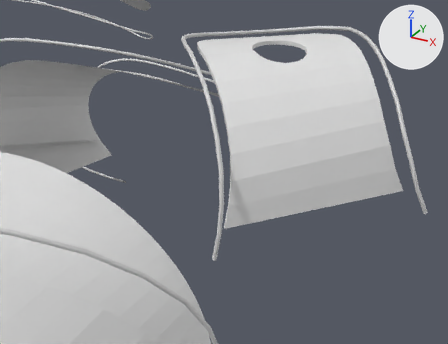
The FBX model Assets/VirtualWearable/Models/VirtualWearableIe.fbx, before and after one commit.
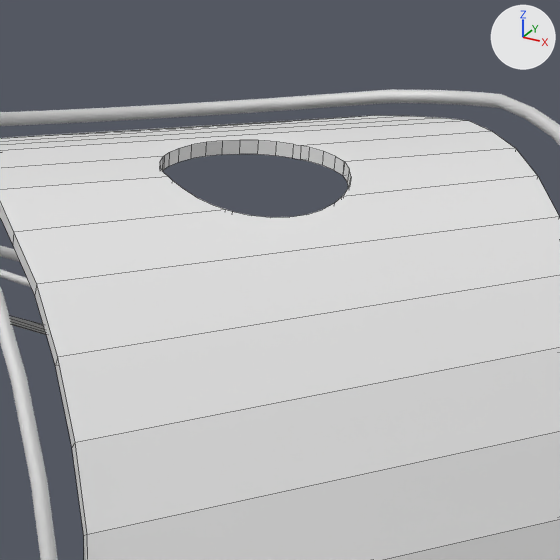
There are two pictures of each version: one from a 50 mm camera at (0.0565, -0.0515, 0.0475) aimed at (0.0242, 0.0072, 0.0182), one close up on the part from 46% to 82% of the width and 0% to 47% of the height. The axes (+X, +Y, +Z) are drawn at upper right. The lights are the same throughout. The close-ups show mesh edges as thin lines. Where no turn or scale is listed for an object, it has been applied to the vertices.

In view in the first close-up: 'ThumbRingUI', 'ThumbUI'.
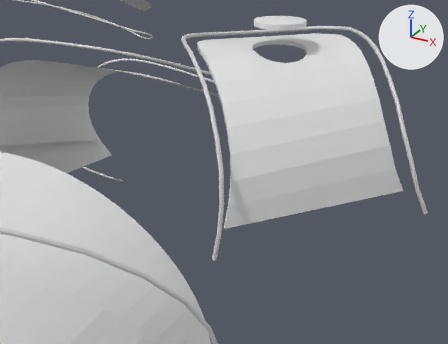
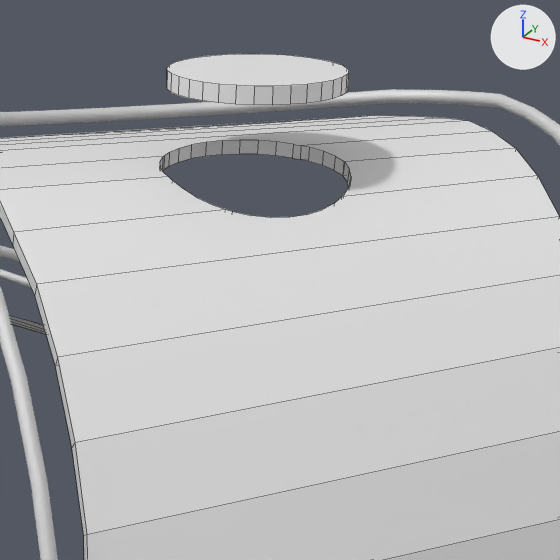
Changed parts and their boxes [x1, y1, x2, y2] in the close-ups (560 x 560 px):
'ThumbUI_Button', added: after [167, 54, 349, 105]

Patch to the scene script:
```diff
--- a/Assets/VirtualWearable/Models/VirtualWearableIe.fbx.py
+++ b/Assets/VirtualWearable/Models/VirtualWearableIe.fbx.py
@@ me_cylinder_001 @@
+me_cylinder_001.from_pydata(...)  # a 32-sided cylinder along z spanning x -0.00308..0.00308, y -0.00308..0.00308, z -0.00031..0.00031
@@ ob_thumbui_button @@
+ob_thumbui_button = bpy.data.objects.new('ThumbUI_Button', me_cylinder_001)
+ob_thumbui_button.location = (0.02662, 0.0166, 0.03425)
```
